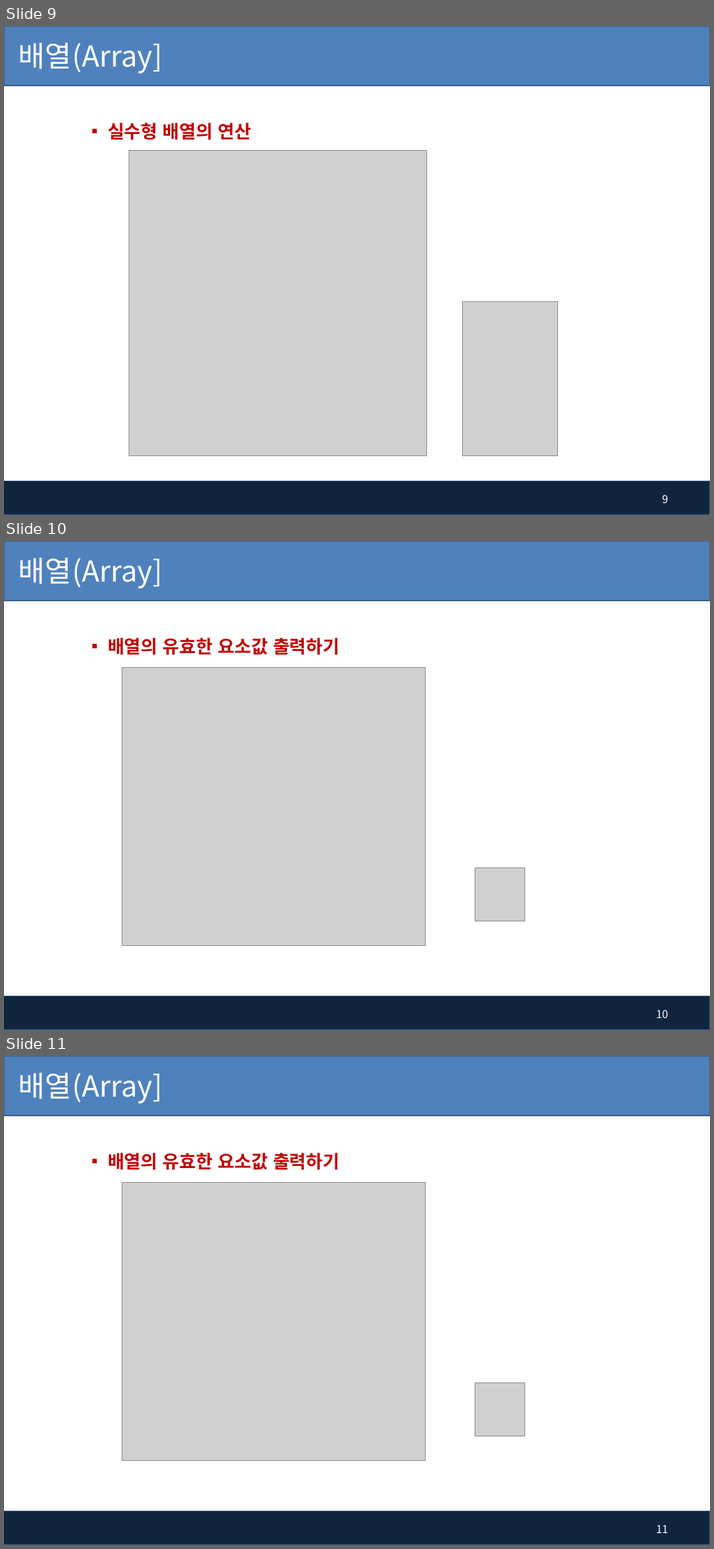
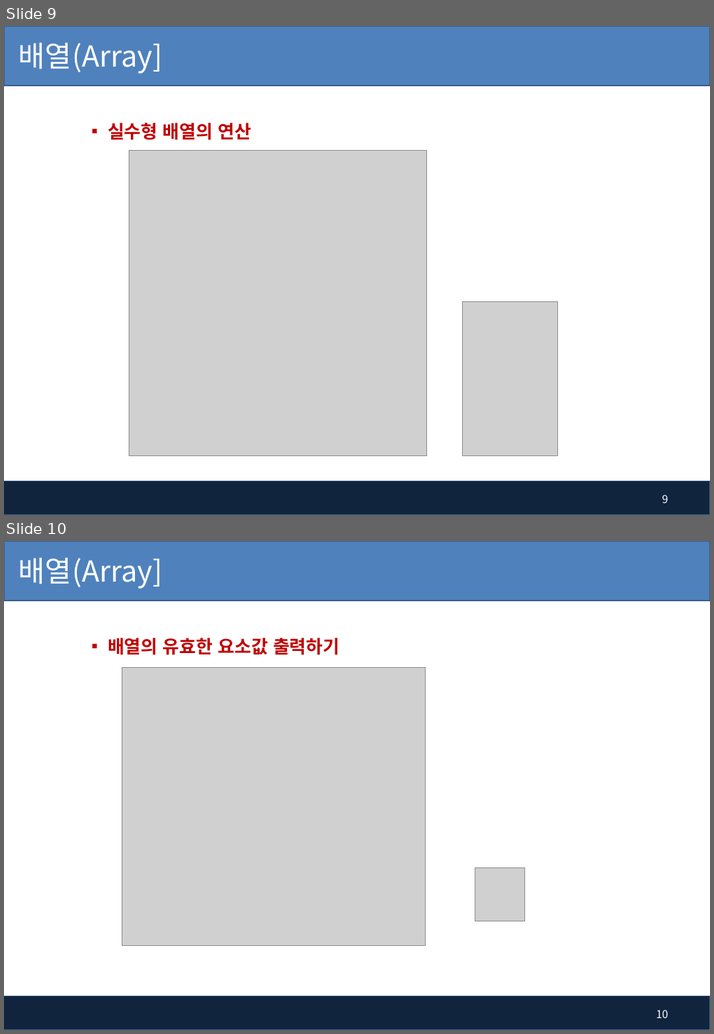
Before and after one commit to pshho/ngreen_project, a slide deck: javaWorks/자료/java_ppt/5장.배열(Array).pptx. Shown one above the other, each under a label of ours: slides 9, 10 and 11 before the commit, slides 9 and 10 after it. The pictures are 714x1549 and 714x1034 pixels, drawn with LibreOffice and Linux fonts; fonts in the diff are those of the drawing; grey boxes stand for pictures; background and template pictures are left out. Boxes give left, top, right and bottom in pixels: in the first picture for what was removed or moved away, otherwise in the second. Text is boxed around its words. In the diff, an @@ line names an element or a change of style, - is before the commit and + after.

```diff
--- a/javaWorks/자료/java_ppt/5장.배열(Array).pptx
+++ b/javaWorks/자료/java_ppt/5장.배열(Array).pptx
@@ slide 10 removed at (x1=4, y1=541, x2=710, y2=1030), background #FFFFFF; not listed: 2 template elements that a slide beside it also shows @@
@@ title removed at (x1=19, y1=558, x2=162, y2=589) @@
-배열(Array]
@@ text removed at (x1=108, y1=638, x2=339, y2=655) @@
-▪ 배열의 유효한 요소값 출력하기
@@ picture removed at (x1=122, y1=668, x2=425, y2=946) @@
@@ picture removed at (x1=475, y1=867, x2=525, y2=922) @@
@@ page number removed at (x1=656, y1=1009, x2=668, y2=1018) @@
-10
@@ what was slide 11 is now slide 10 @@
@@ page number at (x1=656, y1=1009, x2=668, y2=1018): text changed @@
-11
+10
```
Also in this commit, not shown: 19 other files.
